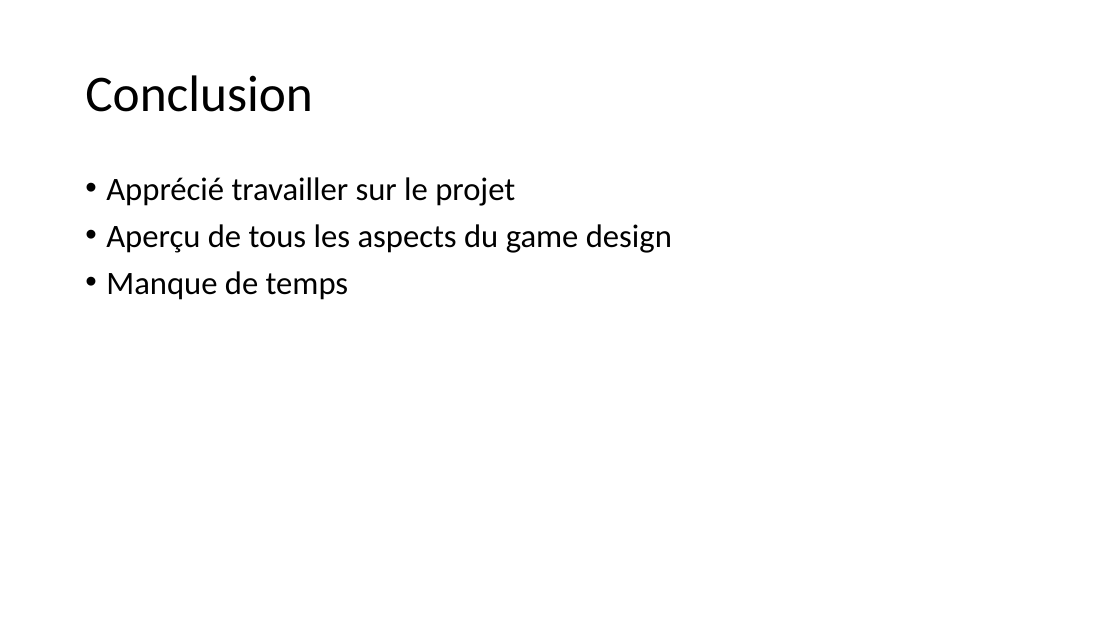
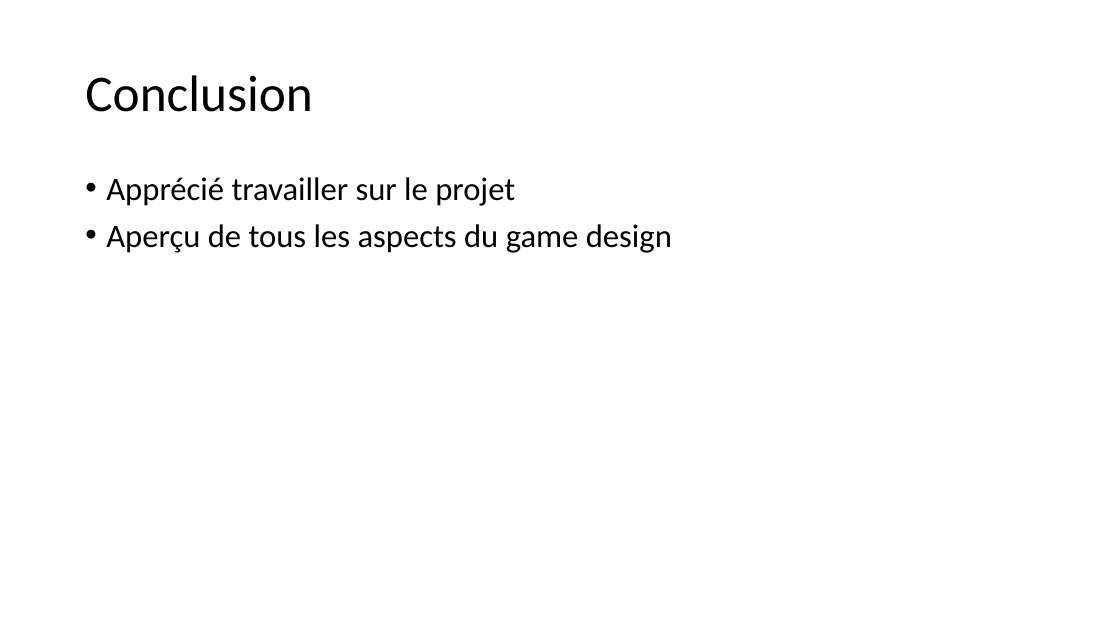
Before and after one commit to mcgillowen/GDD-18, a slide deck: slide 10 of Presentation.pptx. Drawn at 1120x630 pixels with LibreOffice and Linux fonts; fonts in the diff are those of the drawing. Boxes give left, top, right and bottom in pixels: in the first picture for what was removed or moved away, otherwise in the second. Text is boxed around its words. In the diff, an @@ line names an element or a change of style, - is before the commit and + after.

```diff
--- a/Presentation.pptx
+++ b/Presentation.pptx
@@ text at <box>106,271,349,300</box>: paragraph removed @@
-• Manque de temps
```
Also in this commit, not shown: 2 other files.
